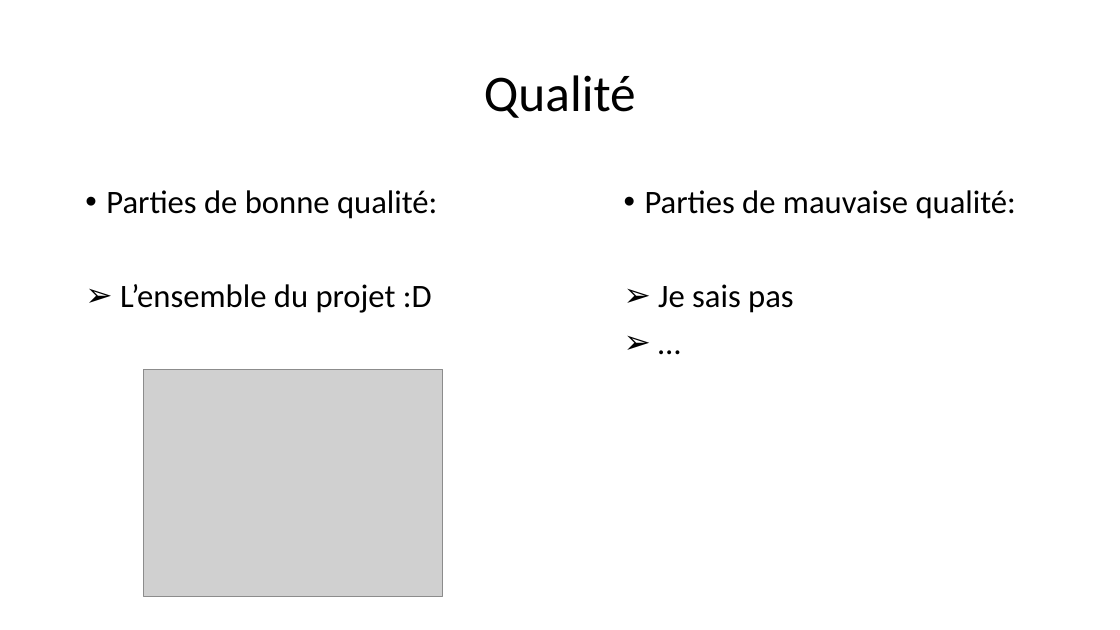
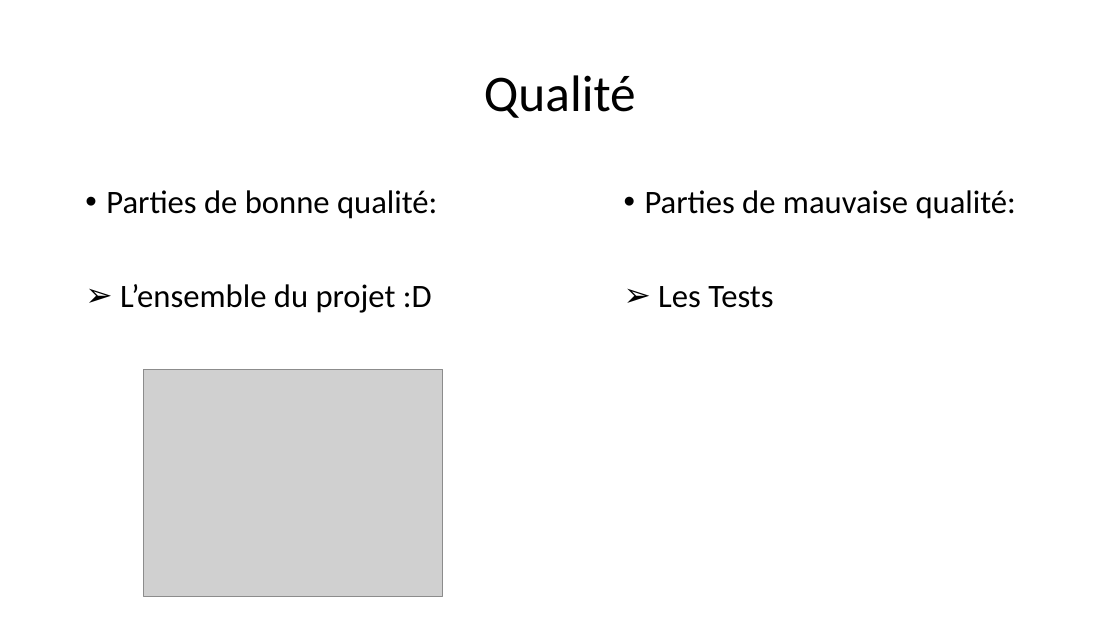
Before and after one commit to Supervinh/PNS-pokerhand-comparator-21-22, a slide deck: slide 6 of Poker_-_equipe_GD5.pptx. Drawn at 1120x630 pixels with LibreOffice and Linux fonts; fonts in the diff are those of the drawing; grey boxes stand for pictures. Boxes give left, top, right and bottom in pixels: in the first picture for what was removed or moved away, otherwise in the second. Text is boxed around its words. In the diff, an @@ line names an element or a change of style, - is before the commit and + after.

```diff
--- a/Poker_-_equipe_GD5.pptx
+++ b/Poker_-_equipe_GD5.pptx
@@ text at box(658, 286, 773, 308): text changed @@
-➢ Je sais pas
-➢ …
+➢ Les Tests
```
Also in this commit, not shown: 1 other slide changed.
